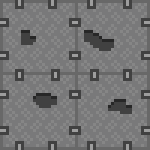
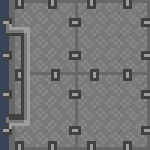
Before/after of a 150x150 layered artwork. What changed in the layer stack:
added group "wallTile_01.png" with 4 layers above "floorTile_02.png" over [0, 0, 30, 150]
added layer "Layer 10" in group "wallTile_01.png" over [6, 24, 30, 129]
added layer "Layer 9" in group "wallTile_01.png" over [3, 18, 12, 135]
added layer "Layer 8" in group "wallTile_01.png" over [9, 3, 15, 147]
added layer "Layer 7" in group "wallTile_01.png" over [0, 0, 9, 150]
hid group "floorTile_02.png" (2 layers) over [0, 0, 132, 150]
showed group "floorTile_01.png" (1 layers) over [0, 0, 132, 150]
